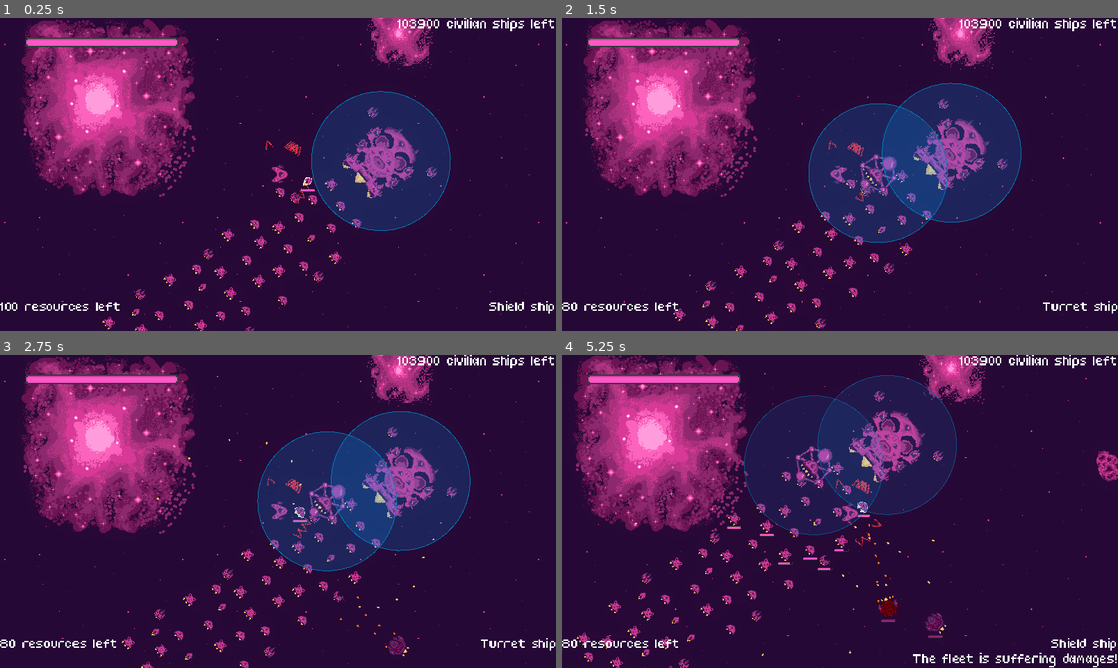
Above: before the commit, frames 1-4 (two rows, left to right).
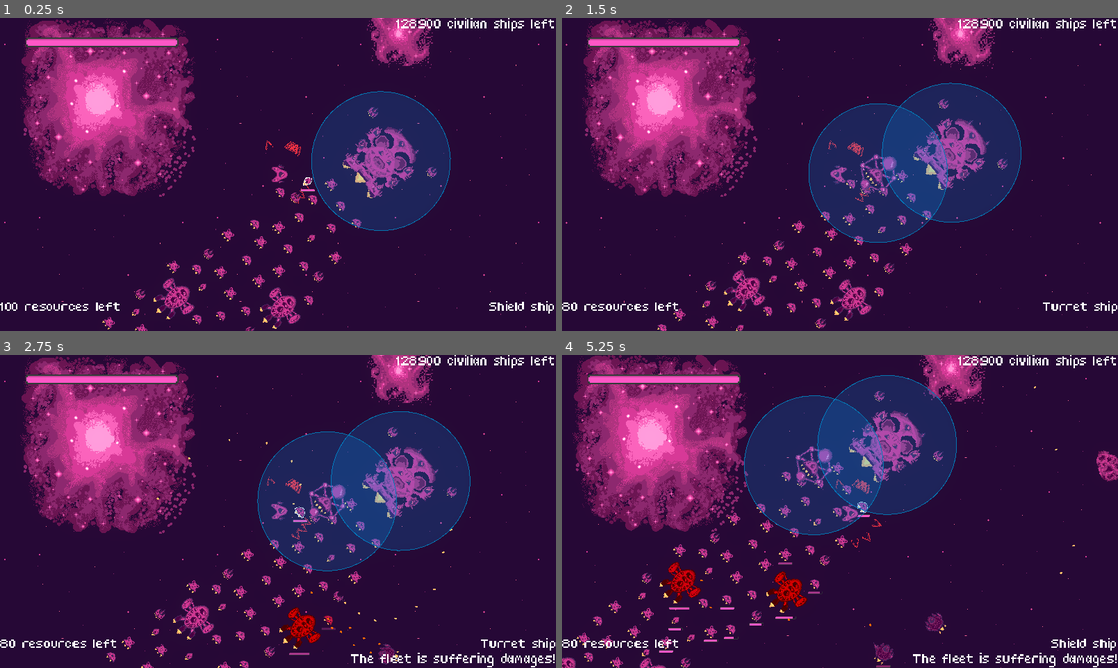
Above: after the commit, the same moments.

Repository: bear-minimum-studio/space-bear
Game: Godot game, scene res://Game.tscn
The game is run twice, just before and just after one commit, with the same random seed, the same clock (stepped at 60 frames per second) and the same inputs.
Inputs:
- Up to frame 1 (0.25 s): no input
- Up to frame 2 (1.5 s): tap Enter (upgrade) at 0.5 s; hold Right (turn_right) 0.53-1.28 s; hold X (cycle_selection) 0.53-1.28 s; hold Ctrl (brake) from 1.28 s (still down); tap Down (decelerate) at 1.35 s
- Up to frame 3 (2.75 s): release Ctrl (brake) at 2.03 s; hold Right (turn_right) from 2.03 s (still down); hold Space (fire) from 2.03 s (still down)
- Up to frame 4 (5.25 s): release Right (turn_right) at 2.78 s; release Space (fire) at 2.78 s; hold Up (accelerate) 2.78-3.53 s; tap G (grappling_hook) at 2.85 s; hold F (turret_fire) 3.53-4.28 s; hold Left (turn_left) 3.53-5.03 s; tap X (cycle_selection) at 4.35 s; hold Ctrl (brake) from 5.03 s (still down); tap Down (decelerate) at 5.1 s

The runs differ from the first frame. In frame 1, 1.3% of the frame differs, in the area x 27-97%, y 0-100%; in frame 2, 1.3%; in frame 3, 2.1%; in frame 4, 5.3%, in the area x 0-97%, y 0-100%.

Commit message:
feat: add transport ship

Diff:
--- a/World.tscn
+++ b/World.tscn
@@ -1,10 +1,11 @@
-[gd_scene load_steps=10 format=3 uid="uid://cgkkbhp6eam8m"]
+[gd_scene load_steps=11 format=3 uid="uid://cgkkbhp6eam8m"]
 
 [ext_resource type="PackedScene" uid="uid://ujm2pogbpnnp" path="res://GenericWorld.tscn" id="1_tdmob"]
 [ext_resource type="Script" path="res://World.gd" id="2_fom0c"]
 [ext_resource type="PackedScene" uid="uid://c1kn511h34n6d" path="res://npc/mother-ship/MotherShip.tscn" id="2_oy46b"]
 [ext_resource type="PackedScene" uid="uid://cb8xhpqcuwf8r" path="res://npc/civilians/CivilianShip.tscn" id="3_vxuwv"]
 [ext_resource type="PackedScene" uid="uid://iawoyehjjxoa" path="res://npc/civilians/TurretShip.tscn" id="4_0rotb"]
+[ext_resource type="PackedScene" uid="uid://brx2iptg2gq3" path="res://npc/civilians/TransportShip.tscn" id="4_lr1mj"]
 [ext_resource type="PackedScene" uid="uid://dhhcyl4sosjuq" path="res://asteroids/Asteroid.tscn" id="5_q0ygi"]
 [ext_resource type="PackedScene" uid="uid://cnctphhxtu347" path="res://npc/enemies/Enemy.tscn" id="6_m2i0p"]
 [ext_resource type="PackedScene" uid="uid://bvnsas5vp1sl7" path="res://environment/wormhole/Wormhole.tscn" id="7_0hi8j"]
@@ -17,315 +18,330 @@
 position = Vector2(452, 94)
 rotation = -0.698132
 
-[node name="CivilianShip" parent="Flock" index="0" instance=ExtResource("3_vxuwv")]
+[node name="TransportShip" parent="Flock" index="0" instance=ExtResource("4_lr1mj")]
+position = Vector2(159, 521)
+
+[node name="TransportShip2" parent="Flock" index="1" instance=ExtResource("4_lr1mj")]
+position = Vector2(-147, 494)
+
+[node name="TransportShip3" parent="Flock" index="2" instance=ExtResource("4_lr1mj")]
+position = Vector2(-229, 769)
+
+[node name="TransportShip4" parent="Flock" index="3" instance=ExtResource("4_lr1mj")]
+position = Vector2(-492, 747)
+
+[node name="TransportShip5" parent="Flock" index="4" instance=ExtResource("4_lr1mj")]
+position = Vector2(-500, 971)
+
+[node name="CivilianShip" parent="Flock" index="5" instance=ExtResource("3_vxuwv")]
 position = Vector2(256, 205)
 rotation = -0.698132
 
-[node name="CivilianShip2" parent="Flock" index="1" instance=ExtResource("3_vxuwv")]
+[node name="CivilianShip2" parent="Flock" index="6" instance=ExtResource("3_vxuwv")]
 position = Vector2(336, 223)
 rotation = -0.698132
 
-[node name="CivilianShip3" parent="Flock" index="2" instance=ExtResource("3_vxuwv")]
+[node name="CivilianShip3" parent="Flock" index="7" instance=ExtResource("3_vxuwv")]
 position = Vector2(308, 162)
 rotation = -0.698132
 
-[node name="CivilianShip4" parent="Flock" index="3" instance=ExtResource("3_vxuwv")]
+[node name="CivilianShip4" parent="Flock" index="8" instance=ExtResource("3_vxuwv")]
 position = Vector2(240, 153)
 rotation = -0.698132
 
-[node name="CivilianShip5" parent="Flock" index="4" instance=ExtResource("3_vxuwv")]
+[node name="CivilianShip5" parent="Flock" index="9" instance=ExtResource("3_vxuwv")]
 position = Vector2(381, 273)
 rotation = -0.698132
 
-[node name="CivilianShip6" parent="Flock" index="5" instance=ExtResource("3_vxuwv")]
+[node name="CivilianShip6" parent="Flock" index="10" instance=ExtResource("3_vxuwv")]
 position = Vector2(309, 287)
 rotation = -0.698132
 
-[node name="CivilianShip7" parent="Flock" index="6" instance=ExtResource("3_vxuwv")]
+[node name="CivilianShip7" parent="Flock" index="11" instance=ExtResource("3_vxuwv")]
 position = Vector2(251, 316)
 rotation = -0.698132
 
-[node name="CivilianShip8" parent="Flock" index="7" instance=ExtResource("3_vxuwv")]
+[node name="CivilianShip8" parent="Flock" index="12" instance=ExtResource("3_vxuwv")]
 position = Vector2(217, 256)
 rotation = -0.698132
 
-[node name="CivilianShip9" parent="Flock" index="8" instance=ExtResource("3_vxuwv")]
+[node name="CivilianShip9" parent="Flock" index="13" instance=ExtResource("3_vxuwv")]
 position = Vector2(162, 184)
 rotation = -0.698132
 
-[node name="CivilianShip10" parent="Flock" index="9" instance=ExtResource("3_vxuwv")]
+[node name="CivilianShip10" parent="Flock" index="14" instance=ExtResource("3_vxuwv")]
 position = Vector2(320, 372)
 rotation = -0.698132
 
-[node name="CivilianShip11" parent="Flock" index="10" instance=ExtResource("3_vxuwv")]
+[node name="CivilianShip11" parent="Flock" index="15" instance=ExtResource("3_vxuwv")]
 position = Vector2(105, 328)
 rotation = -0.698132
 
-[node name="CivilianShip12" parent="Flock" index="11" instance=ExtResource("3_vxuwv")]
+[node name="CivilianShip12" parent="Flock" index="16" instance=ExtResource("3_vxuwv")]
 position = Vector2(185, 346)
 rotation = -0.698132
 
-[node name="CivilianShip13" parent="Flock" index="12" instance=ExtResource("3_vxuwv")]
+[node name="CivilianShip13" parent="Flock" index="17" instance=ExtResource("3_vxuwv")]
 position = Vector2(157, 285)
 rotation = -0.698132
 
-[node name="CivilianShip14" parent="Flock" index="13" instance=ExtResource("3_vxuwv")]
+[node name="CivilianShip14" parent="Flock" index="18" instance=ExtResource("3_vxuwv")]
 position = Vector2(89, 276)
 rotation = -0.698132
 
-[node name="CivilianShip15" parent="Flock" index="14" instance=ExtResource("3_vxuwv")]
+[node name="CivilianShip15" parent="Flock" index="19" instance=ExtResource("3_vxuwv")]
 position = Vector2(230, 396)
 rotation = -0.698132
 
-[node name="CivilianShip16" parent="Flock" index="15" instance=ExtResource("3_vxuwv")]
+[node name="CivilianShip16" parent="Flock" index="20" instance=ExtResource("3_vxuwv")]
 position = Vector2(158, 410)
 rotation = -0.698132
 
-[node name="CivilianShip17" parent="Flock" index="16" instance=ExtResource("3_vxuwv")]
+[node name="CivilianShip17" parent="Flock" index="21" instance=ExtResource("3_vxuwv")]
 position = Vector2(100, 439)
 rotation = -0.698132
 
-[node name="CivilianShip18" parent="Flock" index="17" instance=ExtResource("3_vxuwv")]
+[node name="CivilianShip18" parent="Flock" index="22" instance=ExtResource("3_vxuwv")]
 position = Vector2(66, 379)
 rotation = -0.698132
 
-[node name="CivilianShip19" parent="Flock" index="18" instance=ExtResource("3_vxuwv")]
+[node name="CivilianShip19" parent="Flock" index="23" instance=ExtResource("3_vxuwv")]
 position = Vector2(11, 307)
 rotation = -0.698132
 
-[node name="CivilianShip20" parent="Flock" index="19" instance=ExtResource("3_vxuwv")]
-position = Vector2(169, 495)
-rotation = -0.698132
-
-[node name="CivilianShip21" parent="Flock" index="20" instance=ExtResource("3_vxuwv")]
+[node name="CivilianShip20" parent="Flock" index="24" instance=ExtResource("3_vxuwv")]
+position = Vector2(244, 494)
+rotation = -0.698132
+
+[node name="CivilianShip21" parent="Flock" index="25" instance=ExtResource("3_vxuwv")]
 position = Vector2(-62, 457)
 rotation = -0.698132
 
-[node name="CivilianShip22" parent="Flock" index="21" instance=ExtResource("3_vxuwv")]
+[node name="CivilianShip22" parent="Flock" index="26" instance=ExtResource("3_vxuwv")]
 position = Vector2(18, 475)
 rotation = -0.698132
 
-[node name="CivilianShip23" parent="Flock" index="22" instance=ExtResource("3_vxuwv")]
+[node name="CivilianShip23" parent="Flock" index="27" instance=ExtResource("3_vxuwv")]
 position = Vector2(-10, 414)
 rotation = -0.698132
 
-[node name="CivilianShip24" parent="Flock" index="23" instance=ExtResource("3_vxuwv")]
+[node name="CivilianShip24" parent="Flock" index="28" instance=ExtResource("3_vxuwv")]
 position = Vector2(-78, 405)
 rotation = -0.698132
 
-[node name="CivilianShip25" parent="Flock" index="24" instance=ExtResource("3_vxuwv")]
+[node name="CivilianShip25" parent="Flock" index="29" instance=ExtResource("3_vxuwv")]
 position = Vector2(63, 525)
 rotation = -0.698132
 
-[node name="CivilianShip26" parent="Flock" index="25" instance=ExtResource("3_vxuwv")]
+[node name="CivilianShip26" parent="Flock" index="30" instance=ExtResource("3_vxuwv")]
 position = Vector2(-9, 539)
 rotation = -0.698132
 
-[node name="CivilianShip27" parent="Flock" index="26" instance=ExtResource("3_vxuwv")]
-position = Vector2(-67, 568)
-rotation = -0.698132
-
-[node name="CivilianShip28" parent="Flock" index="27" instance=ExtResource("3_vxuwv")]
-position = Vector2(-101, 508)
-rotation = -0.698132
-
-[node name="CivilianShip29" parent="Flock" index="28" instance=ExtResource("3_vxuwv")]
-position = Vector2(-156, 436)
-rotation = -0.698132
-
-[node name="CivilianShip30" parent="Flock" index="29" instance=ExtResource("3_vxuwv")]
+[node name="CivilianShip27" parent="Flock" index="31" instance=ExtResource("3_vxuwv")]
+position = Vector2(-56, 632)
+rotation = -0.698132
+
+[node name="CivilianShip28" parent="Flock" index="32" instance=ExtResource("3_vxuwv")]
+position = Vector2(-77, 549)
+rotation = -0.698132
+
+[node name="CivilianShip29" parent="Flock" index="33" instance=ExtResource("3_vxuwv")]
+position = Vector2(-146, 398)
+rotation = -0.698132
+
+[node name="CivilianShip30" parent="Flock" index="34" instance=ExtResource("3_vxuwv")]
 position = Vector2(2, 624)
 rotation = -0.698132
 
-[node name="CivilianShip31" parent="Flock" index="30" instance=ExtResource("3_vxuwv")]
+[node name="CivilianShip31" parent="Flock" index="35" instance=ExtResource("3_vxuwv")]
 position = Vector2(-238, 581)
 rotation = -0.698132
 
-[node name="CivilianShip32" parent="Flock" index="31" instance=ExtResource("3_vxuwv")]
+[node name="CivilianShip32" parent="Flock" index="36" instance=ExtResource("3_vxuwv")]
 position = Vector2(-158, 599)
 rotation = -0.698132
 
-[node name="CivilianShip33" parent="Flock" index="32" instance=ExtResource("3_vxuwv")]
-position = Vector2(-186, 538)
-rotation = -0.698132
-
-[node name="CivilianShip34" parent="Flock" index="33" instance=ExtResource("3_vxuwv")]
+[node name="CivilianShip33" parent="Flock" index="37" instance=ExtResource("3_vxuwv")]
+position = Vector2(-381, 600)
+rotation = -0.698132
+
+[node name="CivilianShip34" parent="Flock" index="38" instance=ExtResource("3_vxuwv")]
 position = Vector2(-254, 529)
 rotation = -0.698132
 
-[node name="CivilianShip35" parent="Flock" index="34" instance=ExtResource("3_vxuwv")]
+[node name="CivilianShip35" parent="Flock" index="39" instance=ExtResource("3_vxuwv")]
 position = Vector2(-113, 649)
 rotation = -0.698132
 
-[node name="CivilianShip36" parent="Flock" index="35" instance=ExtResource("3_vxuwv")]
+[node name="CivilianShip36" parent="Flock" index="40" instance=ExtResource("3_vxuwv")]
 position = Vector2(-185, 663)
 rotation = -0.698132
 
-[node name="CivilianShip37" parent="Flock" index="36" instance=ExtResource("3_vxuwv")]
+[node name="CivilianShip37" parent="Flock" index="41" instance=ExtResource("3_vxuwv")]
 position = Vector2(-243, 692)
 rotation = -0.698132
 
-[node name="CivilianShip38" parent="Flock" index="37" instance=ExtResource("3_vxuwv")]
+[node name="CivilianShip38" parent="Flock" index="42" instance=ExtResource("3_vxuwv")]
 position = Vector2(-277, 632)
 rotation = -0.698132
 
-[node name="CivilianShip39" parent="Flock" index="38" instance=ExtResource("3_vxuwv")]
+[node name="CivilianShip39" parent="Flock" index="43" instance=ExtResource("3_vxuwv")]
 position = Vector2(-332, 560)
 rotation = -0.698132
 
-[node name="CivilianShip40" parent="Flock" index="39" instance=ExtResource("3_vxuwv")]
-position = Vector2(-174, 748)
-rotation = -0.698132
-
-[node name="CivilianShip41" parent="Flock" index="40" instance=ExtResource("3_vxuwv")]
+[node name="CivilianShip40" parent="Flock" index="44" instance=ExtResource("3_vxuwv")]
+position = Vector2(-154, 773)
+rotation = -0.698132
+
+[node name="CivilianShip41" parent="Flock" index="45" instance=ExtResource("3_vxuwv")]
 position = Vector2(-407, 704)
 rotation = -0.698132
 
-[node name="CivilianShip42" parent="Flock" index="41" instance=ExtResource("3_vxuwv")]
+[node name="CivilianShip42" parent="Flock" index="46" instance=ExtResource("3_vxuwv")]
 position = Vector2(-327, 722)
 rotation = -0.698132
 
-[node name="CivilianShip43" parent="Flock" index="42" instance=ExtResource("3_vxuwv")]
+[node name="CivilianShip43" parent="Flock" index="47" instance=ExtResource("3_vxuwv")]
 position = Vector2(-355, 661)
 rotation = -0.698132
 
-[node name="CivilianShip44" parent="Flock" index="43" instance=ExtResource("3_vxuwv")]
+[node name="CivilianShip44" parent="Flock" index="48" instance=ExtResource("3_vxuwv")]
 position = Vector2(-423, 652)
 rotation = -0.698132
 
-[node name="CivilianShip45" parent="Flock" index="44" instance=ExtResource("3_vxuwv")]
-position = Vector2(-282, 772)
-rotation = -0.698132
-
-[node name="CivilianShip46" parent="Flock" index="45" instance=ExtResource("3_vxuwv")]
+[node name="CivilianShip45" parent="Flock" index="49" instance=ExtResource("3_vxuwv")]
+position = Vector2(-293, 834)
+rotation = -0.698132
+
+[node name="CivilianShip46" parent="Flock" index="50" instance=ExtResource("3_vxuwv")]
 position = Vector2(-354, 786)
 rotation = -0.698132
 
-[node name="CivilianShip47" parent="Flock" index="46" instance=ExtResource("3_vxuwv")]
+[node name="CivilianShip47" parent="Flock" index="51" instance=ExtResource("3_vxuwv")]
 position = Vector2(-412, 815)
 rotation = -0.698132
 
-[node name="CivilianShip48" parent="Flock" index="47" instance=ExtResource("3_vxuwv")]
-position = Vector2(-446, 755)
-rotation = -0.698132
-
-[node name="CivilianShip49" parent="Flock" index="48" instance=ExtResource("3_vxuwv")]
-position = Vector2(-501, 683)
-rotation = -0.698132
-
-[node name="CivilianShip50" parent="Flock" index="49" instance=ExtResource("3_vxuwv")]
+[node name="CivilianShip48" parent="Flock" index="52" instance=ExtResource("3_vxuwv")]
+position = Vector2(-420, 763)
+rotation = -0.698132
+
+[node name="CivilianShip49" parent="Flock" index="53" instance=ExtResource("3_vxuwv")]
+position = Vector2(-505, 667)
+rotation = -0.698132
+
+[node name="CivilianShip50" parent="Flock" index="54" instance=ExtResource("3_vxuwv")]
 position = Vector2(-343, 871)
 rotation = -0.698132
 
-[node name="CivilianShip51" parent="Flock" index="50" instance=ExtResource("3_vxuwv")]
+[node name="CivilianShip51" parent="Flock" index="55" instance=ExtResource("3_vxuwv")]
 position = Vector2(-581, 830)
 rotation = -0.698132
 
-[node name="CivilianShip52" parent="Flock" index="51" instance=ExtResource("3_vxuwv")]
+[node name="CivilianShip52" parent="Flock" index="56" instance=ExtResource("3_vxuwv")]
 position = Vector2(-501, 848)
 rotation = -0.698132
 
-[node name="CivilianShip53" parent="Flock" index="52" instance=ExtResource("3_vxuwv")]
-position = Vector2(-529, 787)
-rotation = -0.698132
-
-[node name="CivilianShip54" parent="Flock" index="53" instance=ExtResource("3_vxuwv")]
+[node name="CivilianShip53" parent="Flock" index="57" instance=ExtResource("3_vxuwv")]
+position = Vector2(-587, 713)
+rotation = -0.698132
+
+[node name="CivilianShip54" parent="Flock" index="58" instance=ExtResource("3_vxuwv")]
 position = Vector2(-597, 778)
 rotation = -0.698132
 
-[node name="CivilianShip55" parent="Flock" index="54" instance=ExtResource("3_vxuwv")]
-position = Vector2(-456, 898)
-rotation = -0.698132
-
-[node name="CivilianShip56" parent="Flock" index="55" instance=ExtResource("3_vxuwv")]
-position = Vector2(-528, 912)
-rotation = -0.698132
-
-[node name="CivilianShip57" parent="Flock" index="56" instance=ExtResource("3_vxuwv")]
-position = Vector2(-586, 941)
-rotation = -0.698132
-
-[node name="CivilianShip58" parent="Flock" index="57" instance=ExtResource("3_vxuwv")]
+[node name="CivilianShip55" parent="Flock" index="59" instance=ExtResource("3_vxuwv")]
+position = Vector2(-413, 898)
+rotation = -0.698132
+
+[node name="CivilianShip56" parent="Flock" index="60" instance=ExtResource("3_vxuwv")]
+position = Vector2(-537, 896)
+rotation = -0.698132
+
+[node name="CivilianShip57" parent="Flock" index="61" instance=ExtResource("3_vxuwv")]
+position = Vector2(-601, 961)
+rotation = -0.698132
+
+[node name="CivilianShip58" parent="Flock" index="62" instance=ExtResource("3_vxuwv")]
 position = Vector2(-620, 881)
 rotation = -0.698132
 
-[node name="CivilianShip59" parent="Flock" index="58" instance=ExtResource("3_vxuwv")]
+[node name="CivilianShip59" parent="Flock" index="63" instance=ExtResource("3_vxuwv")]
 position = Vector2(-675, 809)
 rotation = -0.698132
 
-[node name="CivilianShip60" parent="Flock" index="59" instance=ExtResource("3_vxuwv")]
-position = Vector2(-517, 997)
-rotation = -0.698132
-
-[node name="CivilianShip61" parent="Flock" index="60" instance=ExtResource("3_vxuwv")]
+[node name="CivilianShip60" parent="Flock" index="64" instance=ExtResource("3_vxuwv")]
+position = Vector2(-559, 1048)
+rotation = -0.698132
+
+[node name="CivilianShip61" parent="Flock" index="65" instance=ExtResource("3_vxuwv")]
 position = Vector2(-748, 966)
 rotation = -0.698132
 
-[node name="CivilianShip62" parent="Flock" index="61" instance=ExtResource("3_vxuwv")]
+[node name="CivilianShip62" parent="Flock" index="66" instance=ExtResource("3_vxuwv")]
 position = Vector2(-668, 984)
 rotation = -0.698132
 
-[node name="CivilianShip63" parent="Flock" index="62" instance=ExtResource("3_vxuwv")]
+[node name="CivilianShip63" parent="Flock" index="67" instance=ExtResource("3_vxuwv")]
 position = Vector2(-696, 923)
 rotation = -0.698132
 
-[node name="CivilianShip64" parent="Flock" index="63" instance=ExtResource("3_vxuwv")]
+[node name="CivilianShip64" parent="Flock" index="68" instance=ExtResource("3_vxuwv")]
 position = Vector2(-764, 914)
 rotation = -0.698132
 
-[node name="CivilianShip65" parent="Flock" index="64" instance=ExtResource("3_vxuwv")]
+[node name="CivilianShip65" parent="Flock" index="69" instance=ExtResource("3_vxuwv")]
 position = Vector2(-623, 1034)
 rotation = -0.698132
 
-[node name="CivilianShip66" parent="Flock" index="65" instance=ExtResource("3_vxuwv")]
+[node name="CivilianShip66" parent="Flock" index="70" instance=ExtResource("3_vxuwv")]
 position = Vector2(-695, 1048)
 rotation = -0.698132
 
-[node name="CivilianShip67" parent="Flock" index="66" instance=ExtResource("3_vxuwv")]
+[node name="CivilianShip67" parent="Flock" index="71" instance=ExtResource("3_vxuwv")]
 position = Vector2(-753, 1077)
 rotation = -0.698132
 
-[node name="CivilianShip68" parent="Flock" index="67" instance=ExtResource("3_vxuwv")]
+[node name="CivilianShip68" parent="Flock" index="72" instance=ExtResource("3_vxuwv")]
 position = Vector2(-787, 1017)
 rotation = -0.698132
 
-[node name="CivilianShip69" parent="Flock" index="68" instance=ExtResource("3_vxuwv")]
+[node name="CivilianShip69" parent="Flock" index="73" instance=ExtResource("3_vxuwv")]
 position = Vector2(-842, 945)
 rotation = -0.698132
 
-[node name="CivilianShip70" parent="Flock" index="69" instance=ExtResource("3_vxuwv")]
+[node name="CivilianShip70" parent="Flock" index="74" instance=ExtResource("3_vxuwv")]
 position = Vector2(-684, 1133)
 rotation = -0.698132
 
-[node name="TurretShip" parent="Flock" index="70" instance=ExtResource("4_0rotb")]
+[node name="TurretShip" parent="Flock" index="75" instance=ExtResource("4_0rotb")]
 position = Vector2(272, 426)
 rotation = -0.698132
 
-[node name="TurretShip4" parent="Flock" index="71" instance=ExtResource("4_0rotb")]
+[node name="TurretShip4" parent="Flock" index="76" instance=ExtResource("4_0rotb")]
 position = Vector2(598, 126)
 rotation = -0.698132
 
-[node name="TurretShip5" parent="Flock" index="72" instance=ExtResource("4_0rotb")]
+[node name="TurretShip5" parent="Flock" index="77" instance=ExtResource("4_0rotb")]
 position = Vector2(429, -46)
 rotation = -0.698132
 
-[node name="TurretShip6" parent="Flock" index="73" instance=ExtResource("4_0rotb")]
+[node name="TurretShip6" parent="Flock" index="78" instance=ExtResource("4_0rotb")]
 position = Vector2(75, 585)
 rotation = -0.698132
 
-[node name="TurretShip7" parent="Flock" index="74" instance=ExtResource("4_0rotb")]
+[node name="TurretShip7" parent="Flock" index="79" instance=ExtResource("4_0rotb")]
 position = Vector2(-241, 477)
 rotation = -0.698132
 
-[node name="TurretShip8" parent="Flock" index="75" instance=ExtResource("4_0rotb")]
-position = Vector2(-133, 724)
-rotation = -0.698132
-
-[node name="TurretShip2" parent="Flock" index="76" instance=ExtResource("4_0rotb")]
+[node name="TurretShip8" parent="Flock" index="80" instance=ExtResource("4_0rotb")]
+position = Vector2(-129, 721)
+rotation = -0.698132
+
+[node name="TurretShip2" parent="Flock" index="81" instance=ExtResource("4_0rotb")]
 position = Vector2(-45.0001, 361)
 rotation = -0.698132
 
-[node name="TurretShip3" parent="Flock" index="77" instance=ExtResource("4_0rotb")]
+[node name="TurretShip3" parent="Flock" index="82" instance=ExtResource("4_0rotb")]
 position = Vector2(205, 199)
 rotation = -0.698132
 
--- a/npc/civilians/ShieldShip.tscn
+++ b/npc/civilians/ShieldShip.tscn
@@ -6,8 +6,8 @@
 [ext_resource type="PackedScene" uid="uid://djo7oaxj6obr3" path="res://shield/Shield.tscn" id="4_mj3k5"]
 
 [sub_resource type="CapsuleShape2D" id="CapsuleShape2D_4sqib"]
-radius = 33.0
-height = 88.0
+radius = 47.0
+height = 108.0
 
 [node name="ShieldShip" instance=ExtResource("1_7pvws")]
 number_of_passengers = 50
--- /dev/null
+++ b/npc/civilians/TransportShip.tscn
@@ -0,0 +1,37 @@
+[gd_scene load_steps=5 format=3 uid="uid://brx2iptg2gq3"]
+
+[ext_resource type="PackedScene" uid="uid://etyatu5407jp" path="res://npc/civilians/AbstractCivilianShip.tscn" id="1_kvjgw"]
+[ext_resource type="Texture2D" uid="uid://dgt7qmm0nrcku" path="res://npc/civilians/vaisseau_transport.png" id="2_gv10f"]
+[ext_resource type="Texture2D" uid="uid://dwpdmpa4tnvdp" path="res://npc/civilians/vaisseau_transport_flammes.png" id="3_spp3y"]
+
+[sub_resource type="CapsuleShape2D" id="CapsuleShape2D_j2u7h"]
+radius = 51.0
+height = 110.0
+
+[node name="TransportShip" instance=ExtResource("1_kvjgw")]
+number_of_passengers = 5000
+speed = 30.0
+
+[node name="Ship" parent="." index="0"]
+rotation = 1.57079
+scale = Vector2(2, 2)
+texture = ExtResource("2_gv10f")
+
+[node name="Flammes" parent="." index="1"]
+rotation = 1.57079
+scale = Vector2(2, 2)
+texture = ExtResource("3_spp3y")
+
+[node name="CollisionShape2D" parent="." index="2"]
+position = Vector2(4, 0)
+rotation = 1.57079
+shape = SubResource("CapsuleShape2D_j2u7h")
+
+[node name="HealthSystem" parent="." index="4"]
+max_health = 80
+
+[node name="HealthBar" parent="UI" index="0"]
+offset_left = -32.0
+offset_top = 62.0
+offset_right = 32.0
+offset_bottom = 78.0
Binary file added: npc/civilians/vaisseau_transport.png
Not shown, added: npc/civilians/vaisseau_transport.png.import
Binary file added: npc/civilians/vaisseau_transport_flammes.png
Not shown, added: npc/civilians/vaisseau_transport_flammes.png.import
